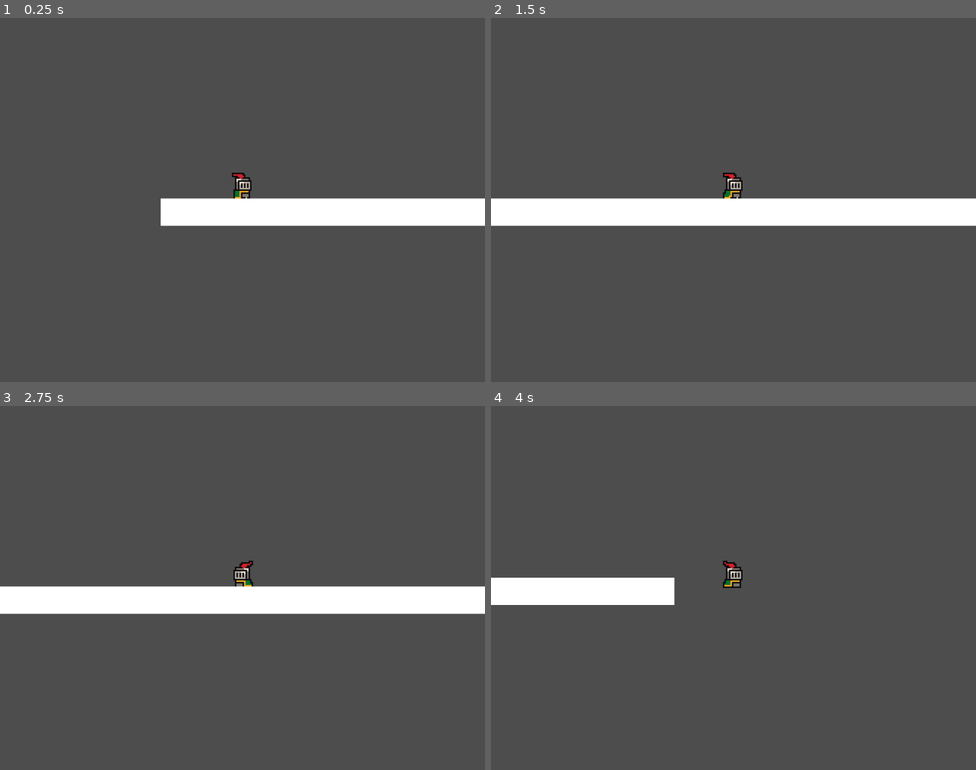
Above: before the commit, frames 1-4 (two rows, left to right).
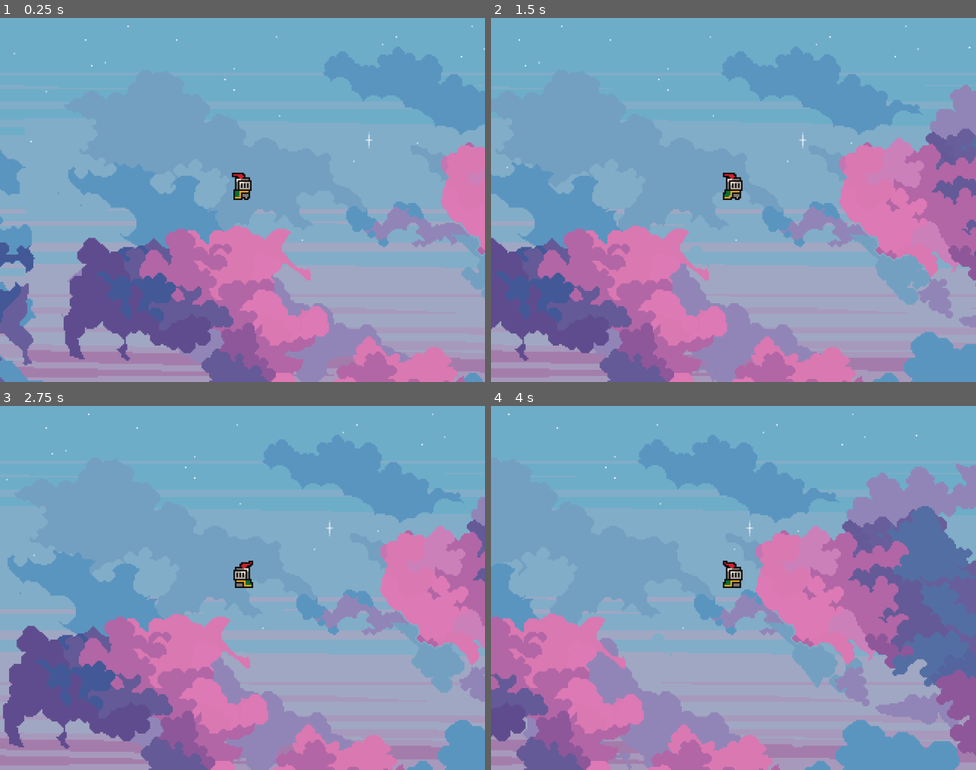
Above: after the commit, the same moments.

Repository: BlueDragon20007/labos_jv
Game: Godot game, scene res://scenes/world.tscn
Two runs of this game, one before a commit and one after it. Both use one fixed random seed, a clock stepped at 60 frames per second and the inputs below.
Inputs:
- Up to frame 1 (0.25 s): no input
- Up to frame 2 (1.5 s): tap Enter (ui_accept) at 0.5, 0.77 s; hold Right (ui_right) from 0.53 s (still down)
- Up to frame 3 (2.75 s): tap Enter (ui_accept) at 1.52 s; release Right (ui_right) at 2.03 s; hold Left (ui_left) from 2.03 s (still down)
- Up to frame 4 (4 s): release Left (ui_left) at 2.78 s; hold Right (ui_right) from 2.78 s (still down); tap Enter (ui_accept) at 3.02, 3.77 s

The runs differ from the first frame. In frame 1, 100% of the frame differs, in the area x 0-100%, y 0-100%; in frame 2, 100%; in frame 3, 100%; in frame 4, 100%.

Commit message:
Parallaxe : done

Diff:
--- /dev/null
+++ b/labo02/scenes/background.tscn
@@ -0,0 +1,44 @@
+[gd_scene format=3 uid="uid://3r0fhe7y7meq"]
+
+[ext_resource type="Texture2D" uid="uid://c3cf78cq4vclv" path="res://assets/sprites/parallax/Clouds/Clouds 4/1.png" id="1_cbsqf"]
+[ext_resource type="Texture2D" uid="uid://bmt8qoi1fhwoq" path="res://assets/sprites/parallax/Clouds/Clouds 4/2.png" id="2_wisxt"]
+[ext_resource type="Texture2D" uid="uid://jwh8nd0wli8s" path="res://assets/sprites/parallax/Clouds/Clouds 4/3.png" id="3_wax1t"]
+[ext_resource type="Texture2D" uid="uid://dofykmyuv7von" path="res://assets/sprites/parallax/Clouds/Clouds 4/4.png" id="4_1tmhi"]
+
+[node name="Background" type="Node2D" unique_id=2113689480]
+
+[node name="Parallax2D" type="Parallax2D" parent="." unique_id=1100904644]
+scroll_scale = Vector2(0.1, 0)
+repeat_size = Vector2(576, 0)
+autoscroll = Vector2(2, 0)
+
+[node name="Sprite2D" type="Sprite2D" parent="Parallax2D" unique_id=1288816693]
+texture = ExtResource("1_cbsqf")
+centered = false
+
+[node name="Parallax2D2" type="Parallax2D" parent="." unique_id=72638399]
+scroll_scale = Vector2(0.15, 0)
+repeat_size = Vector2(576, 0)
+autoscroll = Vector2(4, 0)
+
+[node name="Sprite2D" type="Sprite2D" parent="Parallax2D2" unique_id=80567519]
+texture = ExtResource("2_wisxt")
+centered = false
+
+[node name="Parallax2D3" type="Parallax2D" parent="." unique_id=1109467000]
+scroll_scale = Vector2(0.2, 0)
+repeat_size = Vector2(576, 0)
+autoscroll = Vector2(6, 0)
+
+[node name="Sprite2D" type="Sprite2D" parent="Parallax2D3" unique_id=1113362302]
+texture = ExtResource("3_wax1t")
+centered = false
+
+[node name="Parallax2D4" type="Parallax2D" parent="." unique_id=659315160]
+scroll_scale = Vector2(0.25, 0)
+repeat_size = Vector2(576, 0)
+autoscroll = Vector2(8, 0)
+
+[node name="Sprite2D" type="Sprite2D" parent="Parallax2D4" unique_id=162827327]
+texture = ExtResource("4_1tmhi")
+centered = false
--- a/labo02/scenes/world.tscn
+++ b/labo02/scenes/world.tscn
@@ -1,24 +1,28 @@
-[gd_scene load_steps=3 format=3 uid="uid://c766fl78o0cjk"]
+[gd_scene format=3 uid="uid://c766fl78o0cjk"]
 
 [ext_resource type="PackedScene" uid="uid://co806t5p15df4" path="res://scenes/player.tscn" id="1_nnsk1"]
+[ext_resource type="PackedScene" uid="uid://3r0fhe7y7meq" path="res://scenes/background.tscn" id="2_rwgxs"]
 
-[sub_resource type="RectangleShape2D" id="RectangleShape2D_f3sb7"]
-size = Vector2(600, 18)
+[sub_resource type="WorldBoundaryShape2D" id="WorldBoundaryShape2D_cbsqf"]
+distance = 9.0
 
-[node name="World" type="Node2D"]
+[node name="World" type="Node2D" unique_id=48216593]
 
-[node name="Player" parent="." instance=ExtResource("1_nnsk1")]
+[node name="Background" parent="." unique_id=2113689480 instance=ExtResource("2_rwgxs")]
 
-[node name="Camera2D" type="Camera2D" parent="Player"]
+[node name="Player" parent="." unique_id=1371714806 instance=ExtResource("1_nnsk1")]
 
-[node name="StaticBody2D" type="StaticBody2D" parent="."]
+[node name="Camera2D" type="Camera2D" parent="Player" unique_id=37067746]
 
-[node name="ColorRect" type="ColorRect" parent="StaticBody2D"]
+[node name="StaticBody2D" type="StaticBody2D" parent="." unique_id=1237573936]
+
+[node name="ColorRect" type="ColorRect" parent="StaticBody2D" unique_id=1338943445]
+visible = false
 offset_left = -54.0
 offset_top = 5.0
 offset_right = 546.0
 offset_bottom = 23.0
 
-[node name="CollisionShape2D" type="CollisionShape2D" parent="StaticBody2D"]
+[node name="CollisionShape2D" type="CollisionShape2D" parent="StaticBody2D" unique_id=27668045]
 position = Vector2(246, 14)
-shape = SubResource("RectangleShape2D_f3sb7")
+shape = SubResource("WorldBoundaryShape2D_cbsqf")
Binary file added: labo02/assets/sprites/parallax/Clouds/Clouds 1/1.png
Not shown, added: labo02/assets/sprites/parallax/Clouds/Clouds 1/1.png.import
Binary file added: labo02/assets/sprites/parallax/Clouds/Clouds 1/2.png
Not shown, added: labo02/assets/sprites/parallax/Clouds/Clouds 1/2.png.import
Binary file added: labo02/assets/sprites/parallax/Clouds/Clouds 1/3.png
Not shown, added: labo02/assets/sprites/parallax/Clouds/Clouds 1/3.png.import
Binary file added: labo02/assets/sprites/parallax/Clouds/Clouds 1/4.png
Not shown, added: labo02/assets/sprites/parallax/Clouds/Clouds 1/4.png.import
Binary file added: labo02/assets/sprites/parallax/Clouds/Clouds 2/1.png
Not shown, added: labo02/assets/sprites/parallax/Clouds/Clouds 2/1.png.import
Binary file added: labo02/assets/sprites/parallax/Clouds/Clouds 2/2.png
Not shown, added: labo02/assets/sprites/parallax/Clouds/Clouds 2/2.png.import
(and 63 more such lines)
